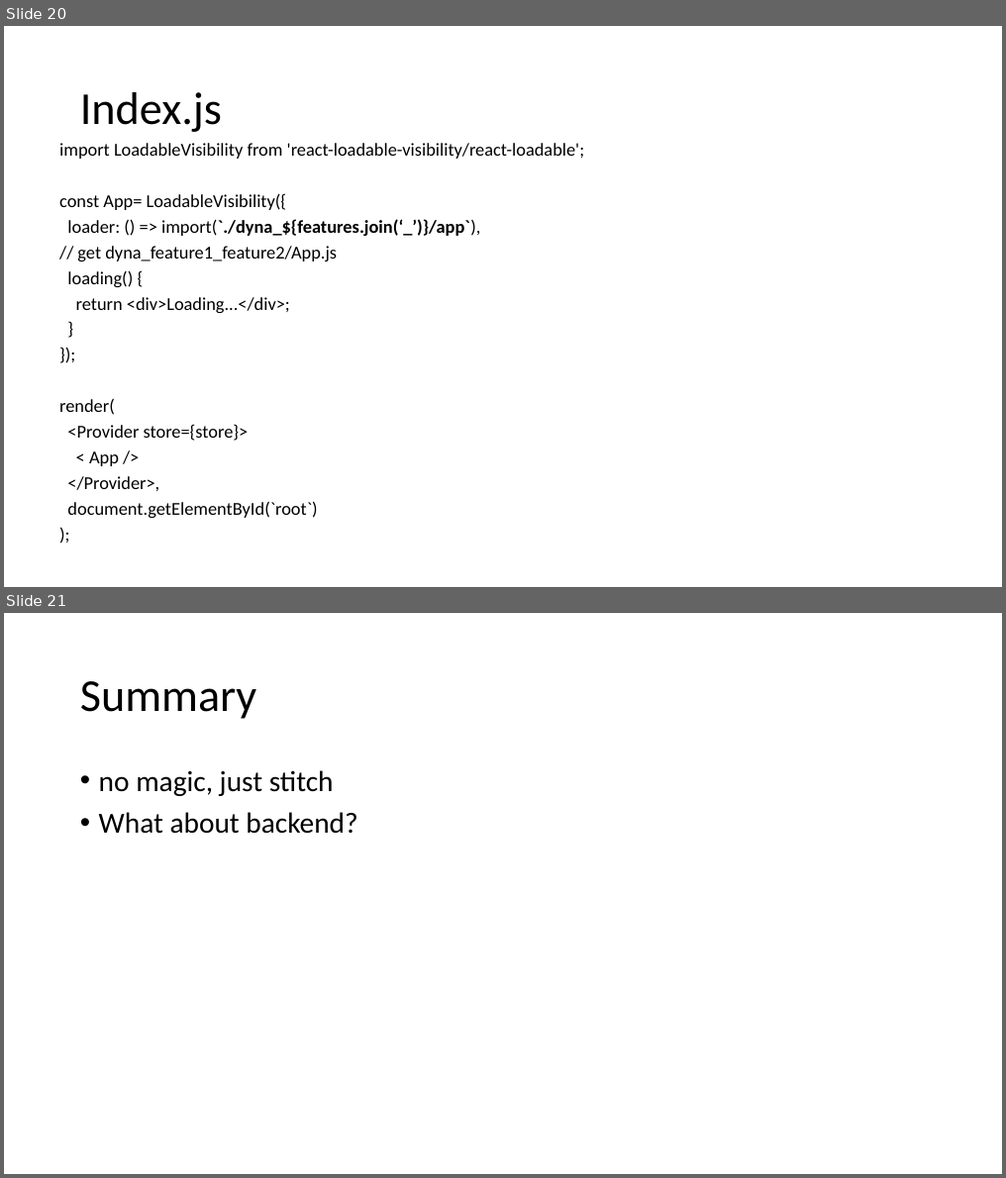
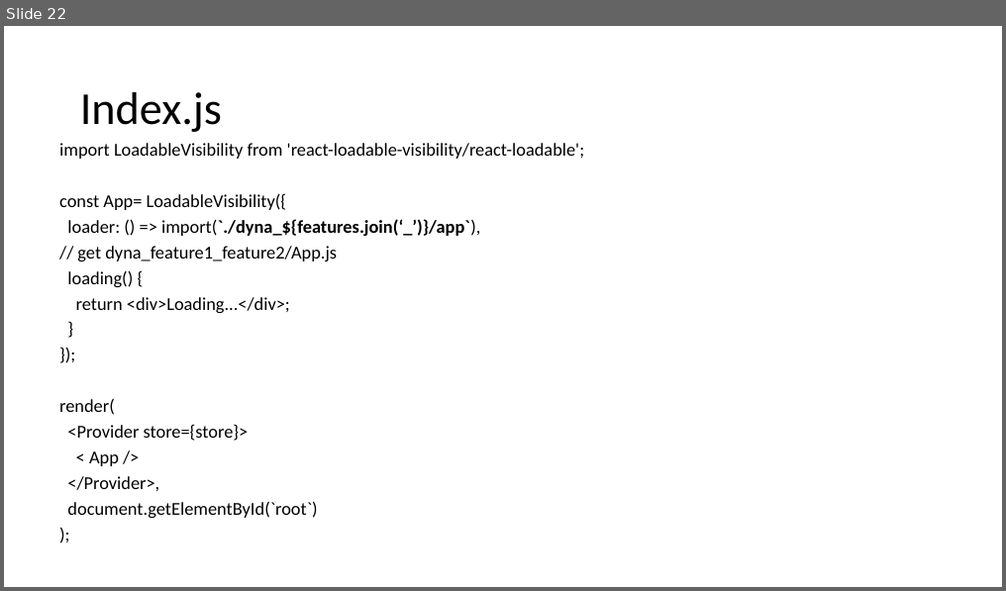
Before and after one commit to chaiyilin/featureToggling, a slide deck: featureToggles.pptx. Shown one above the other, each under a label of ours: slides 20 and 21 before the commit, slide 22 after it. The pictures are 1006x1178 and 1006x591 pixels, drawn with LibreOffice and Linux fonts; fonts in the diff are those of the drawing. Boxes give left, top, right and bottom in pixels: in the first picture for what was removed or moved away, otherwise in the second. Text is boxed around its words. In the diff, an @@ line names an element or a change of style, - is before the commit and + after.

```diff
--- a/featureToggles.pptx
+++ b/featureToggles.pptx
@@ slide 21 removed at <box>4,613,1002,1174</box>, background #FFFFFF @@
@@ title removed at <box>80,681,256,719</box> @@
-Summary
@@ text removed at <box>99,770,357,834</box> @@
-• no magic, just stitch
-• What about backend?
@@ what was slide 20 is now slide 22 @@
```
Also in this commit, not shown: 7 slides changed, 4 slides added.
